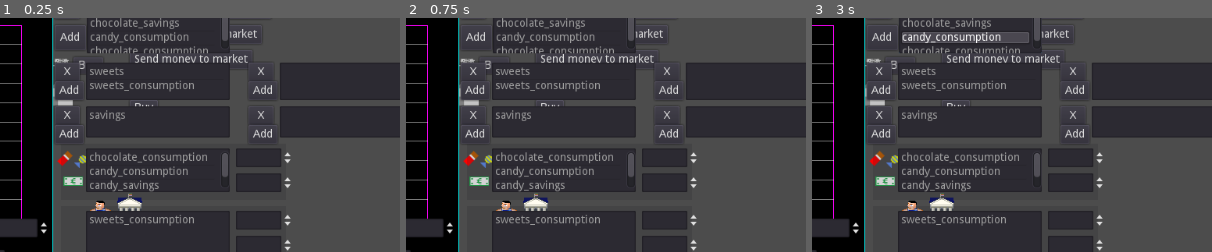
Above: before the commit, frames 1-3 (left to right).
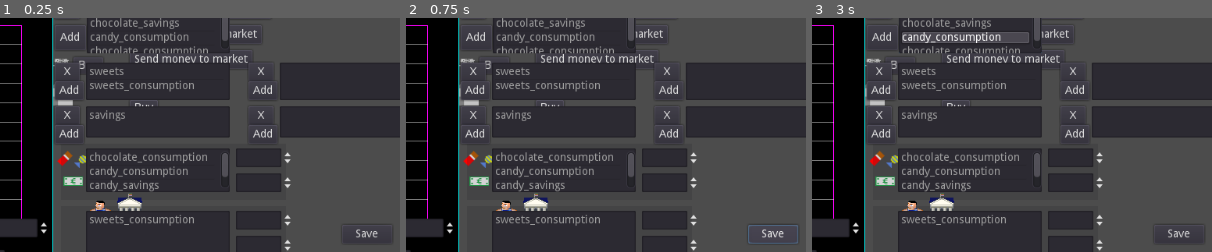
Above: after the commit, the same moments.

Repository: carlostgit/Fiat2
Game: Godot game, scene res://Fiat.tscn
The game is run twice, just before and just after one commit, with the same random seed, the same clock (stepped at 60 frames per second) and the same inputs.
Inputs (mouse positions are % of the whole screen's width and height, from its top left):
- Up to frame 1 (0.25 s): no input
- Up to frame 2 (0.75 s): click (66, 51) at 0.5 s, where only the run after the commit has a clickable "Save"
- Up to frame 3 (3 s): click "Produce" at 1.25 s; click "Create money" at 2 s; click "Send products to market" at 2.75 s
The pictures show only the part of the screen within x 20-70%, y 5-55%; the shares and areas given below are measured in that part.

The runs differ from the first frame. In frame 1, less than 0.1% of the frame differs, in the area x 89-95%, y 90-95%; in frame 2, 0.3%, in the area x 85-98%, y 88-97%; in frame 3, less than 0.1%.

Commit message:
Sigo avanzando con PriceCalculationTesterScene. Empiezo a meter codigo para salvar datos

Diff:
--- a/PriceCalculation/PriceCalculationTesterScene.gd
+++ b/PriceCalculation/PriceCalculationTesterScene.gd
@@ -430,3 +430,43 @@
 		$SupCombosItemList.select(select_combo[0])
 		$OptionsOfSupComboItemList.select(select_option[0])
 #		var value_debug:float = _satisfaction_calculator_copy.get_weight_of_option_in_sup_combo(combo_text,option_text)
+
+
+func _on_SaveButton_pressed():
+	var saved_dict = self._satisfaction_calculator_copy.save()
+
+	var satisfaction_calculator_new:SatisfactionCalculator = SatisfactionCalculator.new()
+	satisfaction_calculator_new.from_dict(saved_dict)
+
+	var saved_dict_new = satisfaction_calculator_new.save()
+
+#	print("Original:")
+#	print(saved_dict)
+#	print("Nuevo:")
+#	print(saved_dict_new)
+
+	var save_game = File.new()
+	save_game.open("user://savegame.save", File.WRITE)
+	var json:String = to_json(saved_dict_new)
+#	print("JSON")
+#	print(json)
+	save_game.store_line(json)
+	save_game.close()
+
+	var save_game_new = File.new()
+	if not save_game_new.file_exists("user://savegame.save"):
+		return
+	save_game_new.open("user://savegame.save", File.READ)
+	var loaded_string:String = ""
+#	while save_game_new.get_position() < save_game_new.get_len():
+#		# Get the saved dictionary from the next line in the save file
+#		loaded_string += save_game_new.get_line()
+#
+	loaded_string = save_game_new.get_as_text()
+
+	var loaded_dict:Dictionary = parse_json(loaded_string)
+	print("loaded_dict:")
+	print(loaded_dict)
+	save_game_new.close()
+
+#	pass # Replace with function body.
--- a/PriceCalculation/PriceCalculationTesterScene.tscn
+++ b/PriceCalculation/PriceCalculationTesterScene.tscn
@@ -404,6 +404,13 @@
 margin_top = 8.0
 margin_right = 266.0
 margin_bottom = 44.0
+
+[node name="SaveButton" type="Button" parent="."]
+margin_left = 648.0
+margin_top = 296.0
+margin_right = 712.0
+margin_bottom = 320.0
+text = "Save"
 [connection signal="item_selected" from="OptionsItemList" to="." method="_on_OptionsItemList_item_selected"]
 [connection signal="nothing_selected" from="OptionsItemList" to="." method="_on_OptionsItemList_nothing_selected"]
 [connection signal="pressed" from="DeleteOption" to="." method="_on_DeleteOption_pressed"]
@@ -451,3 +458,4 @@
 [connection signal="confirmed" from="NewOptionOfSupComboAcceptDialog" to="NewOptionOfSupComboAcceptDialog" method="_on_NewOptionOfSupComboAcceptDialog_confirmed"]
 [connection signal="ok_pressed" from="NewOptionOfSupComboAcceptDialog" to="." method="_on_NewOptionOfSupComboAcceptDialog_ok_pressed"]
 [connection signal="visibility_changed" from="NewOptionOfSupComboAcceptDialog" to="NewOptionOfSupComboAcceptDialog" method="_on_NewOptionOfSupComboAcceptDialog_visibility_changed"]
+[connection signal="pressed" from="SaveButton" to="." method="_on_SaveButton_pressed"]
--- a/PriceCalculation/SatisfactionCalculator.gd
+++ b/PriceCalculation/SatisfactionCalculator.gd
@@ -712,3 +712,81 @@
 
 	if 0==num_errors_options_without_satisf_curve:
 		print("OK: All options with satisf curve")
+
+
+
+func save()->Dictionary:
+
+	var save_dict:Dictionary = {}
+
+	save_dict["_options"] = _options
+	save_dict["_option_product_dict"] = _option_product_dict
+	save_dict["_complementary_combos"] = _complementary_combos
+	save_dict["_supplementary_combos"] = _supplementary_combos
+
+	var otion_satisf_curv:Dictionary={}
+	for option in _option_satisf_curve_dict.keys():
+		var sat_curv_dict:Dictionary = _option_satisf_curve_dict[option].to_dict()
+		otion_satisf_curv[option] = sat_curv_dict
+	save_dict["_option_satisf_curve_dict"] = otion_satisf_curv
+
+	var comp_combo_satisf_curv:Dictionary={}
+	for option in _complementary_combo_satisf_curve_dict.keys():
+		var sat_curv_dict:Dictionary = _complementary_combo_satisf_curve_dict[option].to_dict()
+		comp_combo_satisf_curv[option] = sat_curv_dict
+	save_dict["_complementary_combo_satisf_curve_dict"] = comp_combo_satisf_curv
+
+	var sup_combo_satisf_curv:Dictionary={}
+	for option in _supplementary_combo_satisf_curve_dict.keys():
+		var sat_curv_dict:Dictionary = _supplementary_combo_satisf_curve_dict[option].to_dict()
+		sup_combo_satisf_curv[option] = sat_curv_dict
+	save_dict["_supplementary_combo_satisf_curve_dict"] = sup_combo_satisf_curv
+
+#	print(to_json(save_dict))
+
+	return save_dict
+
+func from_dict(saved_dict:Dictionary):
+	for dic_key in saved_dict:
+
+
+		if dic_key == "_options":
+			_options.clear()
+			_options = saved_dict[dic_key]
+
+		if dic_key == "_option_product_dict":
+			_option_product_dict.clear()
+			_option_product_dict = saved_dict[dic_key]
+
+		if dic_key == "_complementary_combos":
+			_complementary_combos.clear()
+			_complementary_combos = saved_dict[dic_key]
+
+		if dic_key == "_supplementary_combos":
+			_supplementary_combos.clear()
+			_supplementary_combos = saved_dict[dic_key]
+
+		if dic_key == "_option_satisf_curve_dict":
+			_option_satisf_curve_dict.clear()
+			var option_satisf:Dictionary = saved_dict[dic_key]
+			for option in option_satisf.keys():
+				var satisf_curve:SatisfactionCurve = SatisfactionCurve.new()
+				satisf_curve.from_dict(option_satisf[option])
+				_option_satisf_curve_dict[option] = satisf_curve
+
+
+		if dic_key == "_complementary_combo_satisf_curve_dict":
+			_complementary_combo_satisf_curve_dict.clear()
+			var option_satisf:Dictionary = saved_dict[dic_key]
+			for option in option_satisf.keys():
+				var satisf_curve:SatisfactionCurve = SatisfactionCurve.new()
+				satisf_curve.from_dict(option_satisf[option])
+				_complementary_combo_satisf_curve_dict[option] = satisf_curve
+
+		if dic_key == "_supplementary_combo_satisf_curve_dict":
+			_supplementary_combo_satisf_curve_dict.clear()
+			var option_satisf:Dictionary = saved_dict[dic_key]
+			for option in option_satisf.keys():
+				var satisf_curve:SatisfactionCurve = SatisfactionCurve.new()
+				satisf_curve.from_dict(option_satisf[option])
+				_supplementary_combo_satisf_curve_dict[option] = satisf_curve
--- a/PriceCalculation/SatisfactionCurve.gd
+++ b/PriceCalculation/SatisfactionCurve.gd
@@ -92,3 +92,13 @@
 
 func set_maximum_satisf(maximum_satisf_arg:float):
 	_maximum_satisf = maximum_satisf_arg
+
+func to_dict()->Dictionary:
+	var dict:Dictionary = {}
+	dict["_param_preference_at_0"] = 2.16
+	dict["_maximum_satisf"] = 10.0
+	return dict
+
+func from_dict(dict_arg:Dictionary):
+	_param_preference_at_0 = dict_arg["_param_preference_at_0"]
+	_maximum_satisf = dict_arg["_maximum_satisf"]
Not shown: 1 places in Fiat.tscn that only renumber resources
